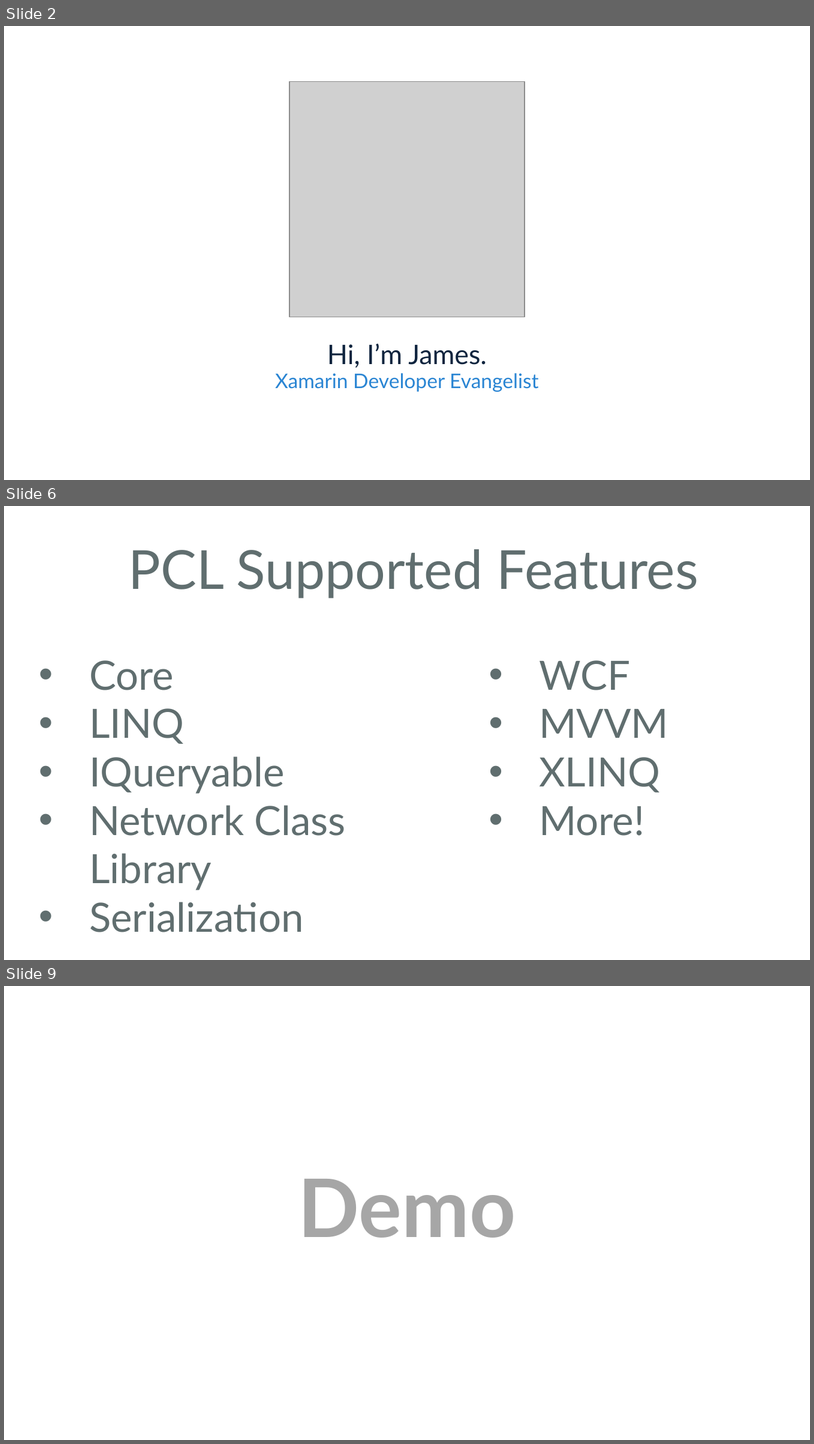
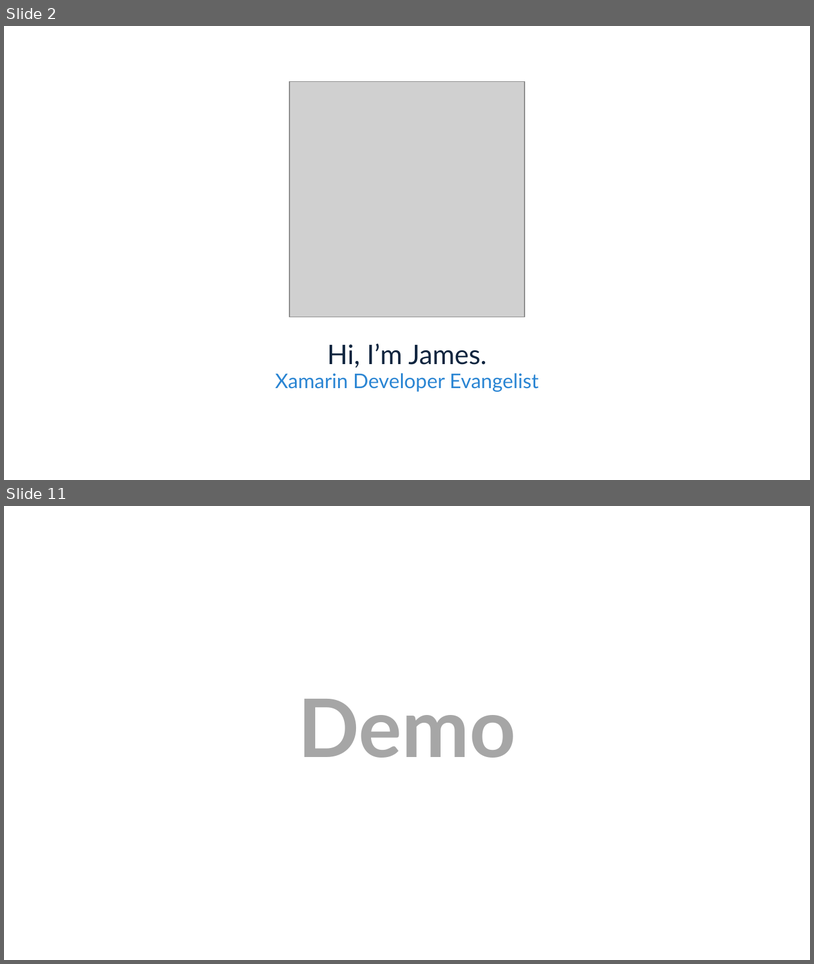
Before and after one commit to jamesmontemagno/PlanetXamarin, a slide deck: PCLinVS.ppt. Shown one above the other, each under a label of ours: slides 2, 6 and 9 before the commit, slides 2 and 11 after it; the slides between them are not shown. The pictures are 814x1444 and 814x964 pixels, drawn with LibreOffice and Linux fonts; fonts in the diff are those of the drawing; grey boxes stand for pictures; background and template pictures are left out. Boxes give left, top, right and bottom in pixels: in the first picture for what was removed or moved away, otherwise in the second. Text is boxed around its words. In the diff, an @@ line names an element or a change of style, - is before the commit and + after.

```diff
--- a/PCLinVS.ppt
+++ b/PCLinVS.ppt
@@ slide 6 removed at [4, 506, 810, 960], background #FFFFFF @@
@@ text removed at [129, 549, 699, 598] @@
-PCL Supported Features
@@ text removed at [89, 660, 346, 932] @@
-• Core
-• LINQ
-• IQueryable
-• Network Class Library
-• Serialization
@@ text removed at [539, 660, 669, 835] @@
-• WCF
-• MVVM
-• XLINQ
-• More!
@@ what was slide 9 is now slide 11 @@
```
Also in this commit, not shown: 2 slides changed, 6 slides added, 3 other slides removed.
